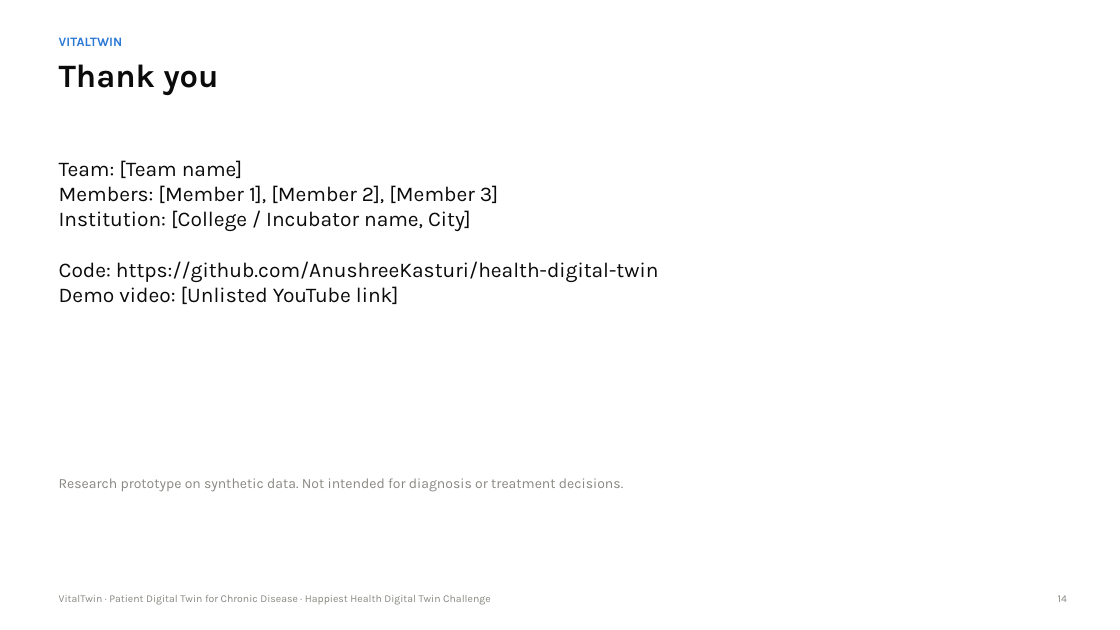
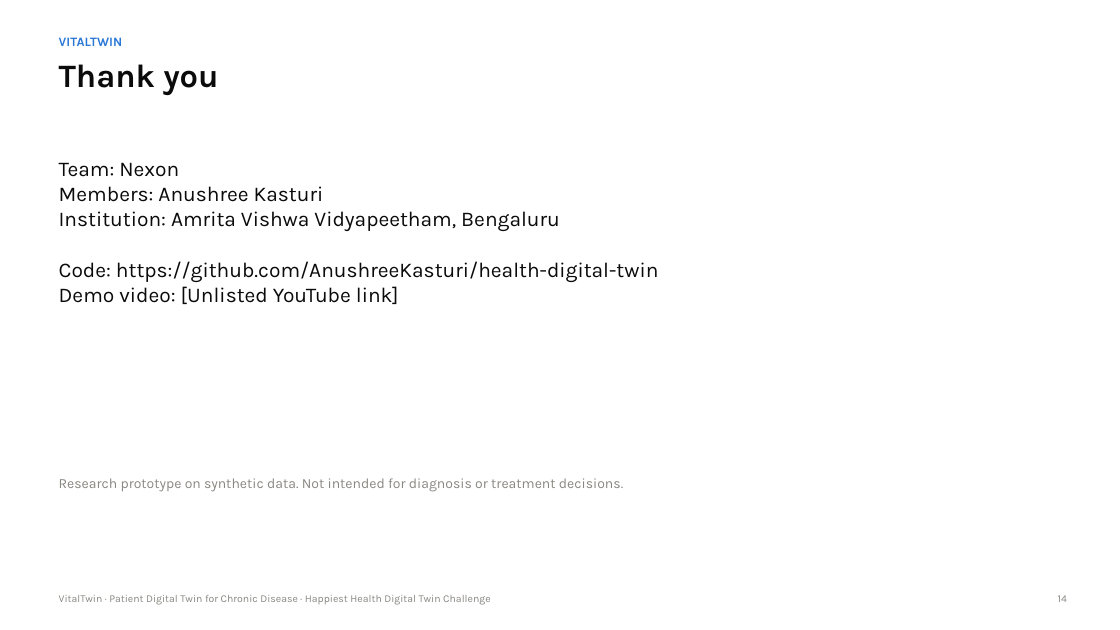
Before and after one commit to AnushreeKasturi/health-digital-twin, a slide deck: slide 14 of docs/VitalTwin_Presentation.pptx. Drawn at 1120x630 pixels with LibreOffice and Linux fonts; fonts in the diff are those of the drawing. Boxes give left, top, right and bottom in pixels: in the first picture for what was removed or moved away, otherwise in the second. Text is boxed around its words. In the diff, an @@ line names an element or a change of style, - is before the commit and + after.

Commit message:
Add Team Nexon and Amrita Vishwa Vidyapeetham details

```diff
--- a/docs/VitalTwin_Presentation.pptx
+++ b/docs/VitalTwin_Presentation.pptx
@@ text at box(59, 162, 560, 231): text changed @@
-Team: [Team name]
-Members: [Member 1], [Member 2], [Member 3]
-Institution: [College / Incubator name, City]
+Team: Nexon
+Members: Anushree Kasturi
+Institution: Amrita Vishwa Vidyapeetham, Bengaluru
```
Also in this commit, not shown: 1 other slide changed, 5 other files.
